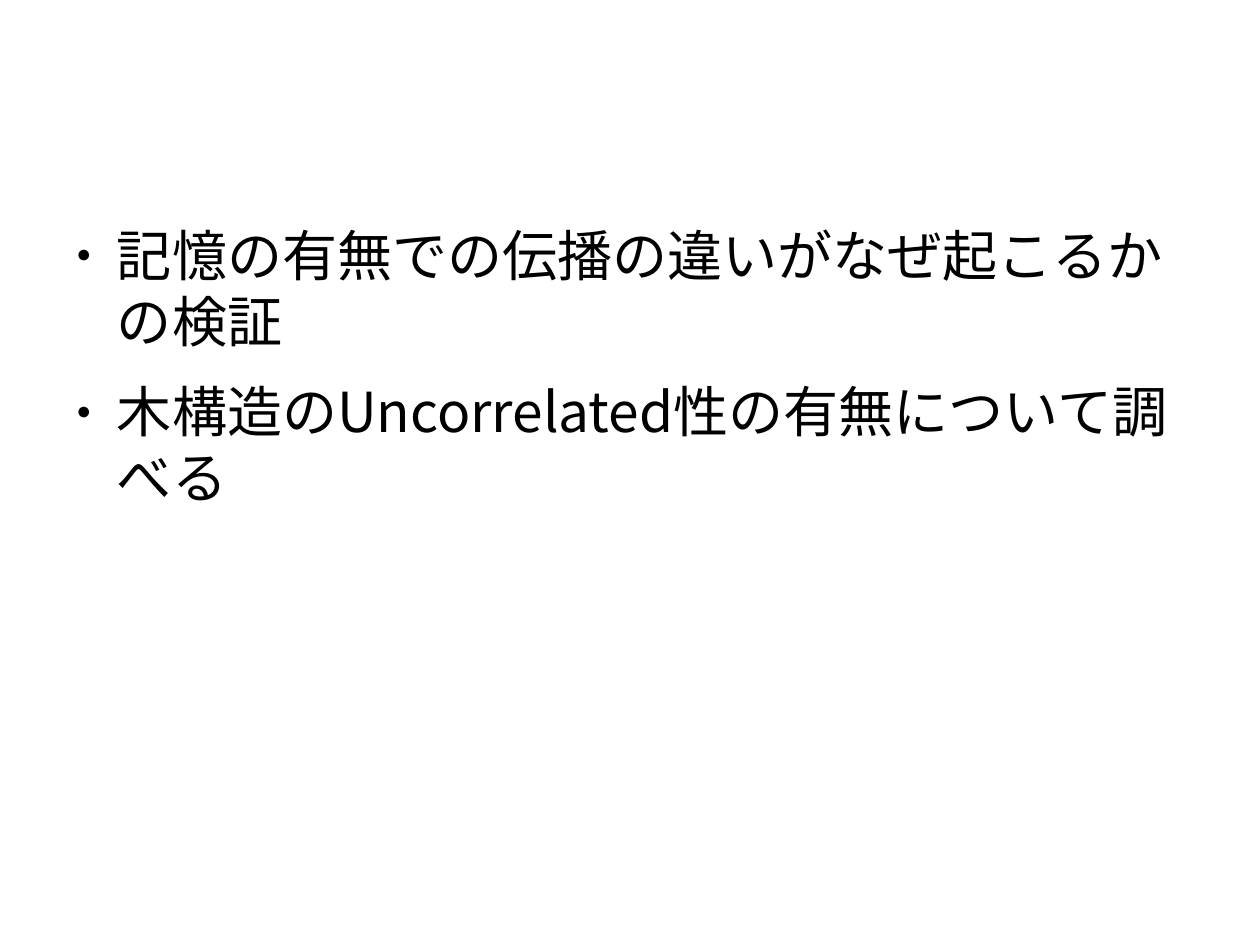
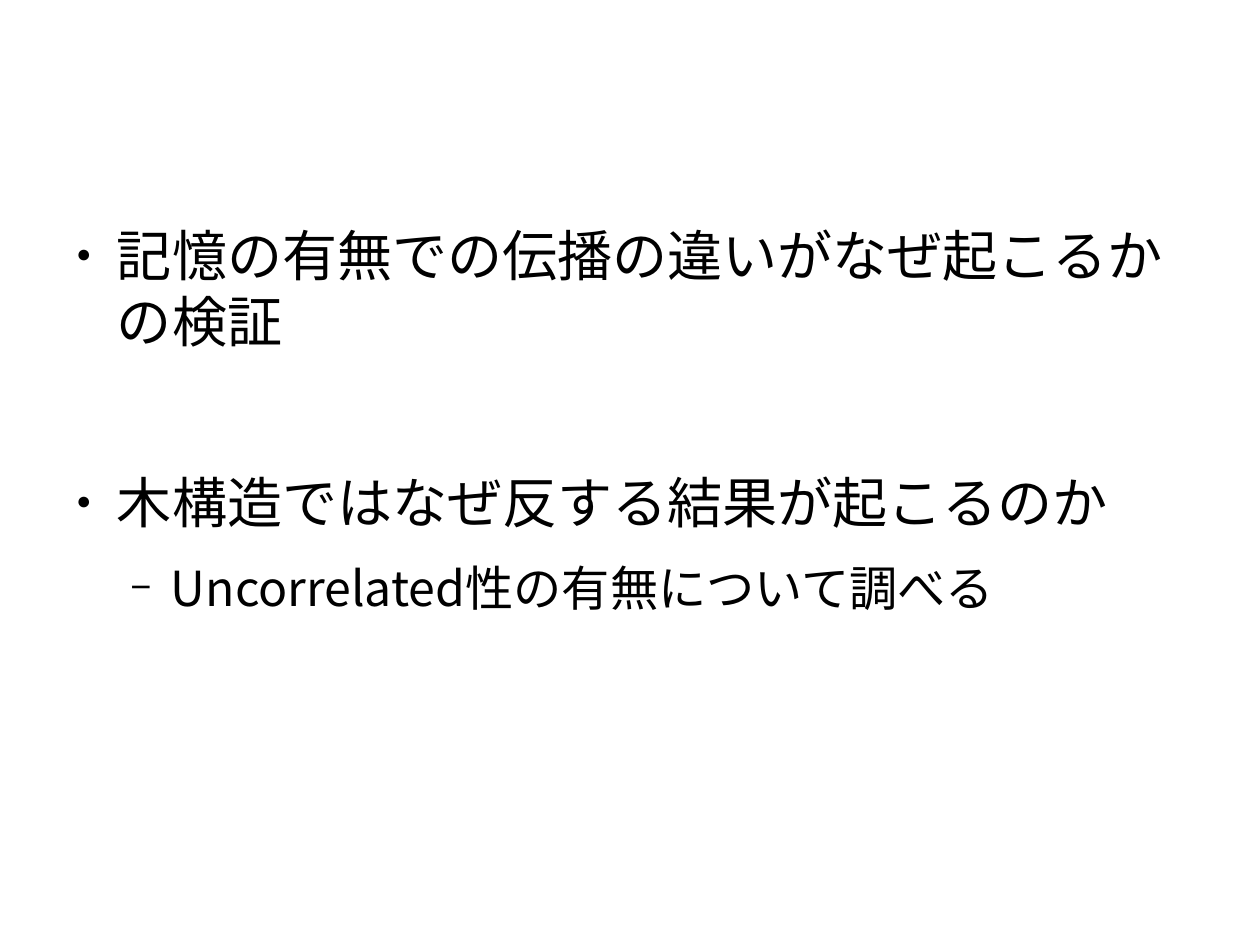
Before and after one commit to awesomest/NetWork_g-2015, a slide deck: slide 55 of 中間発表.odp (slide 36 before the commit). Drawn at 1260x945 pixels with LibreOffice and Linux fonts; fonts in the diff are those of the drawing; background and template pictures are left out. Boxes give left, top, right and bottom in pixels: in the first picture for what was removed or moved away, otherwise in the second. Text is boxed around its words. In the diff, an @@ line names an element or a change of style, - is before the commit and + after.

```diff
--- a/中間発表.odp
+++ b/中間発表.odp
@@ text at <box>117,476,1108,610</box>: text changed; size 34.7 to 30.4 pt @@
-● 木構造のUncorrelated性の有無について調べる
+● 木構造ではなぜ反する結果が起こるのか
+  − Uncorrelated性の有無について調べる
```
Also in this commit, not shown: 14 other slides changed, 20 slides added, 1 slide removed.
